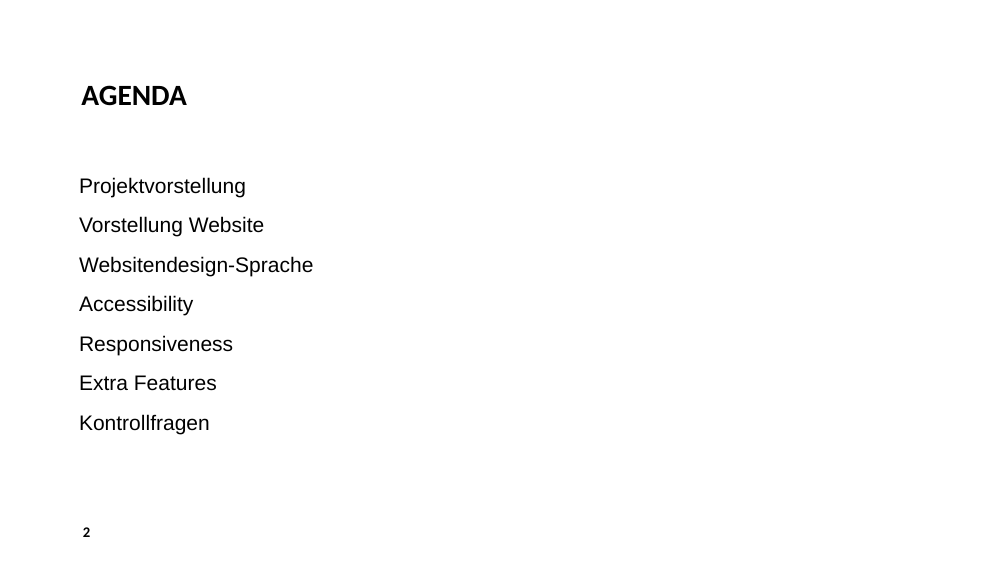
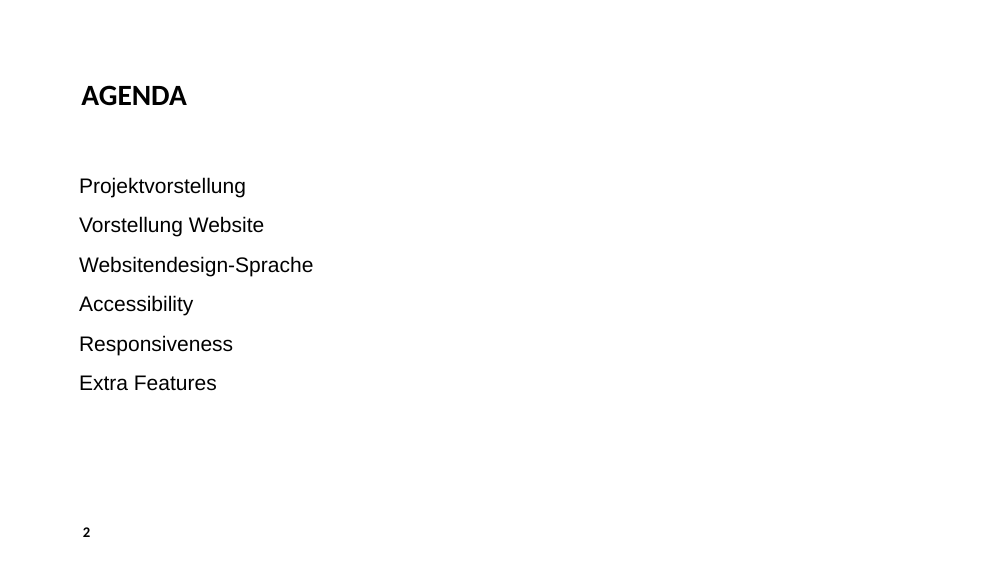
Before and after one commit to patricjenni/kochrezepte, a slide deck: slide 2 of docs/Präsentation_Kochrezepte.pptx. Drawn at 1008x567 pixels with LibreOffice and Linux fonts; fonts in the diff are those of the drawing; background and template pictures are left out. Boxes give left, top, right and bottom in pixels: in the first picture for what was removed or moved away, otherwise in the second. Text is boxed around its words. In the diff, an @@ line names an element or a change of style, - is before the commit and + after.

Commit message:
Kontrollfragen entfernt

```diff
--- a/docs/Präsentation_Kochrezepte.pptx
+++ b/docs/Präsentation_Kochrezepte.pptx
@@ text at [79,414,210,434]: paragraph removed @@
-Kontrollfragen
```
Also in this commit, not shown: 5 other slides changed, 2 slides removed.
